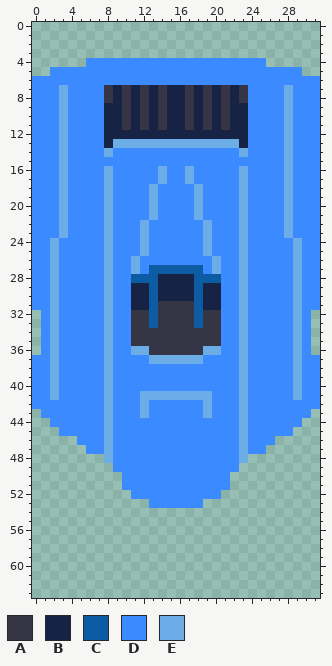
A pixel-art sprite gets an edit: assets/textures/part03.png. The first picture shows the starting point.
The file is 32x64 pixels.
Palette (. is transparent): A #353545  B #172345  C #0c5ba3  D #3c8aff  E #6cade8
Once edited:
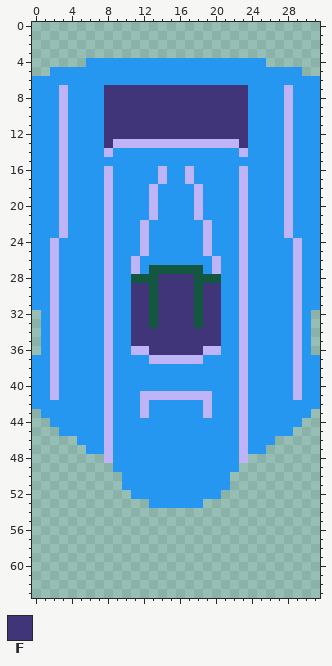
Colours new in this view: F #403578
Changes in this commit:
colour C: #0c5ba3 -> #135740
colour D: #3c8aff -> #2697f0
colour E: #6cade8 -> #bfb4f8
y 7..8: x 8..23 ABABABABBABABABA -> FFFFFFFFFFFFFFFF
y 9..11: x 8..23 BBABABABBABABABB -> FFFFFFFFFFFFFFFF
y 12: x 8..23 BBBBBBBBBBBBBBBB -> FFFFFFFFFFFFFFFF
y 13: x 8 B -> F; x 23 B -> F
y 28: x 14..17 BBBB -> FFFF
y 29..30: x 11..12 BB -> FF; x 14..17 BBBB -> FFFF; x 19..20 BB -> FF
y 31: x 11..12 BB -> FF; x 14..17 AAAA -> FFFF; x 19..20 BB -> FF
y 32..33: x 11..12 AA -> FF; x 14..17 AAAA -> FFFF; x 19..20 AA -> FF
y 34..35: x 11..20 AAAAAAAAAA -> FFFFFFFFFF
y 36: x 13..18 AAAAAA -> FFFFFF
